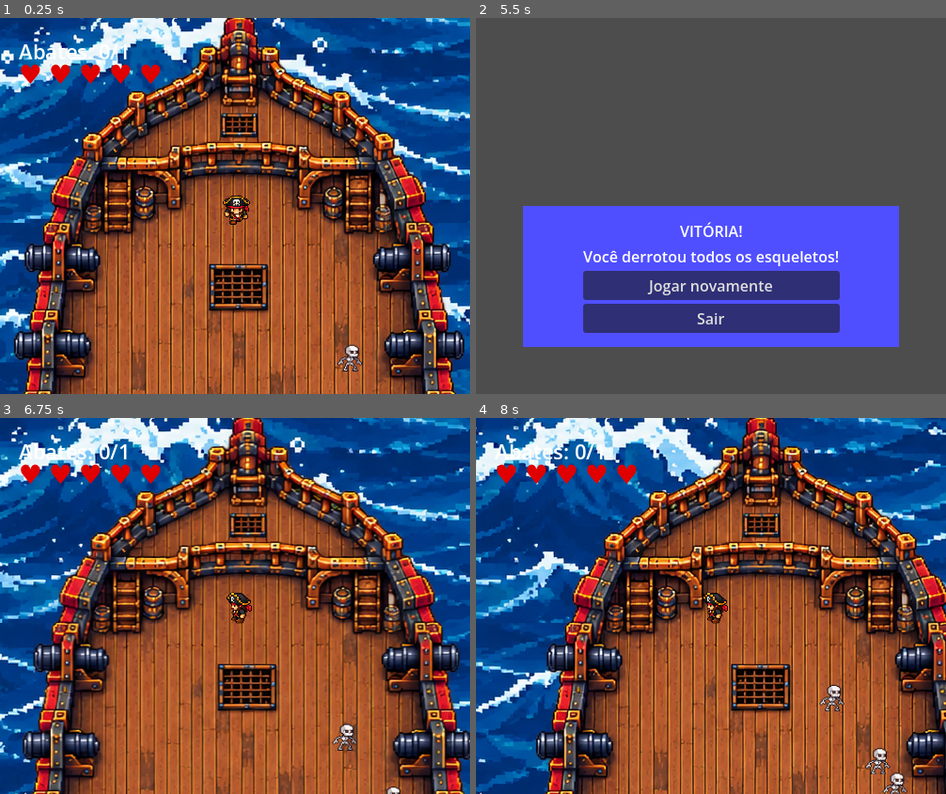
Above: before the commit, frames 1-4 (two rows, left to right).
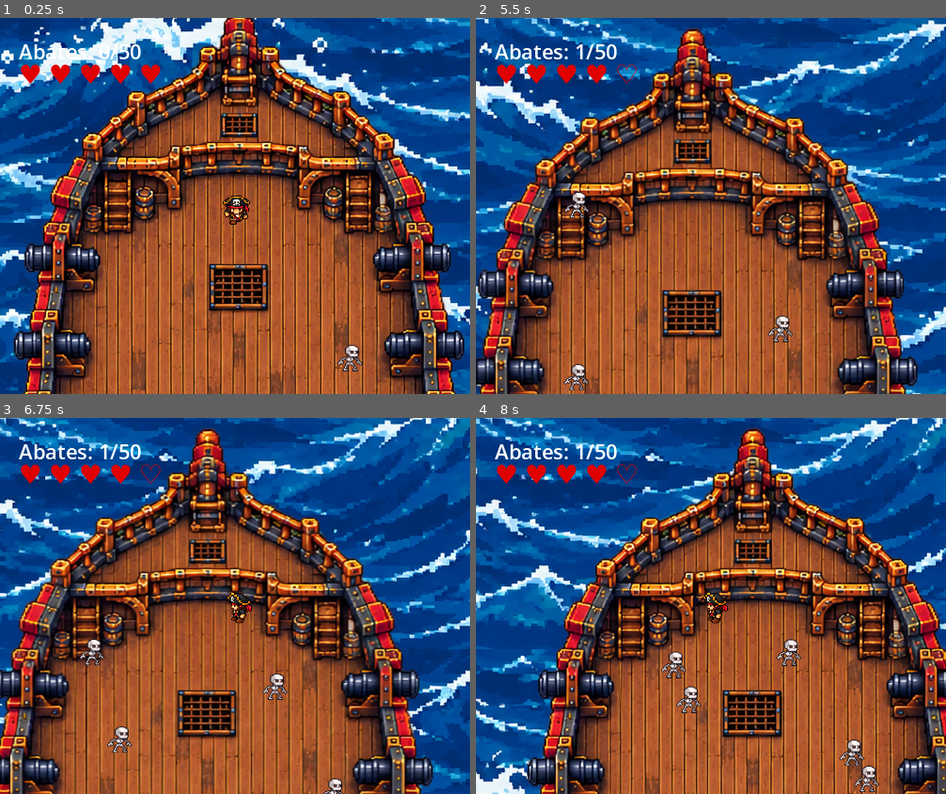
Above: after the commit, the same moments.

Repository: BrigidoM95/Pj_godot_pirata
Game: Godot game, scene res://mapas/mapaZ.tscn
The game is run twice, just before and just after one commit, with the same random seed, the same clock (stepped at 60 frames per second) and the same inputs.
Inputs (mouse positions are in pixels of both pictures, inside the frame that each line leads up to):
- Up to frame 1 (0.25 s): no input
- Up to frame 2 (5.5 s): move the mouse to (814, 187) at 0.52 s; hold Ctrl (agachar, bound only before the commit) 0.53-1.28 s; hold D (direita) 0.53-2.03 s; tap Space (pular, bound only before the commit) at 0.77, 0.8, 1.07, 1.35, 1.52, 1.82, 2.3, 3.02, 3.32, 3.77, 3.8, 4.07, 4.35, 4.52, 4.82, 5.3 s; move the mouse to (617, 224) at 1.27 s; tap Ctrl (agachar, bound only before the commit) at 1.55, 3.05, 4.55 s; move the mouse to (758, 123) at 2.02 s; hold A (esquerda) 2.03-2.78 s; hold Ctrl (agachar, bound only before the commit) 2.03-2.78 s; move the mouse to (687, 281) at 2.77 s; hold D (direita) 2.78-4.28 s; click (687, 281) at 2.85 s; move the mouse to (852, 262) at 3.52 s; hold Ctrl (agachar, bound only before the commit) 3.53-4.28 s; move the mouse to (570, 149) at 4.27 s; hold A (esquerda) 4.28-5.03 s; move the mouse to (734, 206) at 5.02 s; hold D (direita) from 5.03 s (still down); hold Ctrl (agachar, bound only before the commit) from 5.03 s (still down)
- Up to frame 3 (6.75 s): release D (direita) at 5.75 s; release Ctrl (agachar, bound only before the commit) at 5.75 s; click (235, 684) at 5.75 s, where only the run before the commit has a clickable "Jogar novamente"; move the mouse to (164, 512) at 6.52 s; hold A (esquerda) from 6.53 s (still down); click (164, 512) at 6.6 s
- Up to frame 4 (8 s): keep holding A (esquerda); tap Space (pular, bound only before the commit) at 6.77, 7.07, 7.52, 7.55, 7.82 s; tap Ctrl (agachar, bound only before the commit) at 6.8 s; move the mouse to (814, 587) at 7.27 s; hold Ctrl (agachar, bound only before the commit) from 7.28 s (still down)

The runs differ from the first frame. In frame 1, 0.1% of the frame differs, in the area x 25-30%, y 7-11%; in frame 2, 99%, in the area x 0-100%, y 0-100%; in frame 3, 74%; in frame 4, 72%.

Commit message:
Atualização de documentação

Diff:
--- a/project.godot
+++ b/project.godot
@@ -33,31 +33,25 @@
 esquerda={
 "deadzone": 0.2,
 "events": [Object(InputEventKey,"resource_local_to_scene":false,"resource_name":"","device":-1,"window_id":0,"alt_press …(191 unchanged characters)…
+, Object(InputEventKey,"resource_local_to_scene":false,"resource_name":"","device":-1,"window_id":0,"alt_pressed":false,"shift_pressed":false,"ctrl_pressed":false,"meta_pressed":false,"pressed":false,"keycode":0,"physical_keycode":4194319,"key_label":0,"unicode":0,"location":0,"echo":false,"script":null)
 ]
 }
 direita={
 "deadzone": 0.2,
 "events": [Object(InputEventKey,"resource_local_to_scene":false,"resource_name":"","device":-1,"window_id":0,"alt_press …(192 unchanged characters)…
+, Object(InputEventKey,"resource_local_to_scene":false,"resource_name":"","device":-1,"window_id":0,"alt_pressed":false,"shift_pressed":false,"ctrl_pressed":false,"meta_pressed":false,"pressed":false,"keycode":0,"physical_keycode":4194321,"key_label":0,"unicode":0,"location":0,"echo":false,"script":null)
 ]
 }
 baixo={
 "deadzone": 0.2,
 "events": [Object(InputEventKey,"resource_local_to_scene":false,"resource_name":"","device":-1,"window_id":0,"alt_press …(192 unchanged characters)…
+, Object(InputEventKey,"resource_local_to_scene":false,"resource_name":"","device":-1,"window_id":0,"alt_pressed":false,"shift_pressed":false,"ctrl_pressed":false,"meta_pressed":false,"pressed":false,"keycode":0,"physical_keycode":4194322,"key_label":0,"unicode":0,"location":0,"echo":false,"script":null)
 ]
 }
 cima={
 "deadzone": 0.2,
 "events": [Object(InputEventKey,"resource_local_to_scene":false,"resource_name":"","device":-1,"window_id":0,"alt_press …(192 unchanged characters)…
-]
-}
-pular={
-"deadzone": 0.2,
-"events": [Object(InputEventKey,"resource_local_to_scene":false,"resource_name":"","device":-1,"window_id":0,"alt_pressed":false,"shift_pressed":false,"ctrl_pressed":false,"meta_pressed":false,"pressed":false,"keycode":0,"physical_keycode":32,"key_label":0,"unicode":32,"location":0,"echo":false,"script":null)
-]
-}
-agachar={
-"deadzone": 0.2,
-"events": [Object(InputEventKey,"resource_local_to_scene":false,"resource_name":"","device":-1,"window_id":0,"alt_pressed":false,"shift_pressed":false,"ctrl_pressed":false,"meta_pressed":false,"pressed":false,"keycode":0,"physical_keycode":4194326,"key_label":0,"unicode":0,"location":0,"echo":false,"script":null)
+, Object(InputEventKey,"resource_local_to_scene":false,"resource_name":"","device":-1,"window_id":0,"alt_pressed":false,"shift_pressed":false,"ctrl_pressed":false,"meta_pressed":false,"pressed":false,"keycode":0,"physical_keycode":4194320,"key_label":0,"unicode":0,"location":0,"echo":false,"script":null)
 ]
 }
 attack={
--- a/scripts/inimigo.gd
+++ b/scripts/inimigo.gd
@@ -1,4 +1,4 @@
-
+#Código feito por i.a
 extends CharacterBody2D
 
 enum Estado {
--- a/scripts/mundoaberto.gd
+++ b/scripts/mundoaberto.gd
@@ -1,7 +1,7 @@
-
+#Código feito por i.a
 extends Node2D
 
-@export var objetivo_abates: int = 1
+@export var objetivo_abates: int = 50
 @export var limite_inimigos_criados: int = 50
 
 const CENA_INIMIGO: PackedScene = preload("res://entidades/inimigo.tscn")
--- a/scripts/player.gd
+++ b/scripts/player.gd
@@ -1,4 +1,4 @@
-
+#Código feito por i.a
 extends CharacterBody2D
 
 enum PlayerState {
--- a/scripts/tela_derrota.gd
+++ b/scripts/tela_derrota.gd
@@ -1,4 +1,4 @@
-
+#Código feito por i.a
 extends Control
 
 @onready var titulo: Label = $Fundo/Centralizar/Painel/Titulo
--- a/scripts/tela_vitoria.gd
+++ b/scripts/tela_vitoria.gd
@@ -1,3 +1,4 @@
+#Código feito por i.a
 extends Control
 
 func _ready() -> void:
Not shown, added: Devlog.txt
Not shown, changed: Tema.txt
Not shown, added: export_presets.cfg
